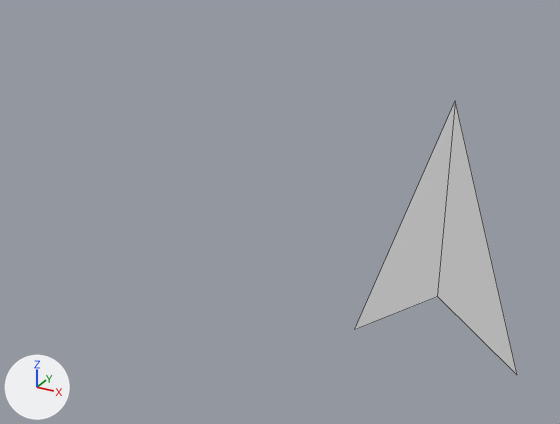
A saved change to the Blender file Assets/Models/Map icons/arrow.blend.
One viewpoint serves both versions: a 50 mm camera at (1.42, -5.05, 2.42) aimed at (-1.41, 0.11, -0.16). Every picture has the same lights, and +X, +Y and +Z are marked at lower left. Mesh edges are drawn as thin lines.

Objects in the first picture: 'Arrow'.
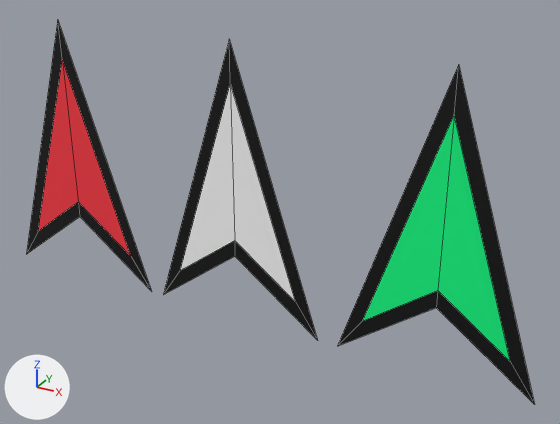
Edits to the bpy script that builds the scene:
```text
Add mat_arrow_1:
    mat_arrow_1 = bpy.data.materials.new('Arrow 1')
    mat_arrow_1.use_nodes = True; mat_arrow_1.node_tree.nodes.clear()
    _N = mat_arrow_1.node_tree.nodes; _L = mat_arrow_1.node_tree.links
    n0 = _N.new('ShaderNodeBsdfPrincipled'); n0.name = 'Principled BSDF'
    n1 = _N.new('ShaderNodeOutputMaterial'); n1.name = 'Material Output'
    n2 = _N.new('ShaderNodeVertexColor'); n2.name = 'Color Attribute'
    _L.new(n0.outputs[0], n1.inputs[0])  # 'BSDF' to 'Surface'
    _L.new(n2.outputs[0], n0.inputs[0])  # 'Color' to 'Base Color'
Change me_arrow:
    used by ob_arrow; location = (0.0, 0.0, 0.0)
    verts and faces of me_arrow; kept vertices keep their numbers, new ones are numbered from 4
    before: 0 (-0.66, 0.0, -1.0) at pixel (354, 329), 1 (0.66, 0.0, -1.0) at pixel (517, 375), 2 (0.0, 0.0, 1.0) at pixel (455, 100), 3 (0.0, 0.0, -0.51) at pixel (437, 296)
    remove me_arrow.from_pydata(...)  # 4 vertices, 2 faces; spans x -0.66..0.66, y 0.0, z -1.0..1.0
    add me_arrow.from_pydata(...)  # 12 vertices, 6 faces; spans x -0.81..0.81, y 0.0, z -1.21..1.25
    me_arrow part 1
    add delete_vertices([*range(0, 4)])  # with the faces that use them
    add verts[4] = (-0.59, 0.0, -0.9)  # pixel (362, 320)
    add verts[5] = (0.59, 0.0, -0.9)  # pixel (510, 361)
    add verts[6] = (0.0, 0.0, 0.9)  # pixel (454, 115)
    add verts[7] = (0.0, 0.0, -0.46)  # pixel (437, 290)
    add verts[8] = (-0.59, 0.0, -0.9)  # pixel (362, 320)
    add verts[9] = (0.59, 0.0, -0.9)  # pixel (510, 361)
    add verts[10] = (0.0, 0.0, 0.9)  # pixel (454, 115)
    add verts[11] = (0.0, 0.0, -0.46)  # pixel (437, 290)
    add verts[12] = (0.0, 0.0, 1.25)  # pixel (458, 64)
    add verts[13] = (-0.81, 0.0, -1.21)  # pixel (337, 346)
    add verts[14] = (0.81, 0.0, -1.21)  # pixel (534, 404)
    add verts[15] = (0.0, 0.0, -0.61)  # pixel (436, 307)
    add faces += [(5, 7, 6), (4, 6, 7), (9, 14, 15, 11), (8, 13, 12, 10), (8, 11, 15, 13), (9, 10, 12, 14)]
    add me_arrow.materials.append(mat_arrow_1)
Add me_arrow_player_001:
    me_arrow_player_001.from_pydata(...)  # 12 vertices, 6 faces; spans x -0.81..0.81, y 0.0, z -1.22..1.25
    me_arrow_player_001.materials.append(mat_arrow_1)
Add me_arrow_player:
    me_arrow_player.from_pydata(...)  # 12 vertices, 6 faces; spans x -0.81..0.81, y 0.0, z -1.22..1.25
    me_arrow_player.materials.append(mat_arrow_1)
Add ob_arrow_enemy:
    ob_arrow_enemy = bpy.data.objects.new('Arrow Enemy', me_arrow_player_001)
    ob_arrow_enemy.location = (-3.54, 0.0, 0.0)
Add ob_arrow_player:
    ob_arrow_player = bpy.data.objects.new('Arrow Player', me_arrow_player)
    ob_arrow_player.location = (-1.793, 0.0, 0.0)
```

Location of each change, (x1, y1, x2, y2) in pixels of the pictures (560 x 424 px):
'Arrow', reshaped (21% wider, 24% taller): before (355, 101, 517, 374); after (337, 65, 534, 404)
'Arrow Player', added: after (163, 39, 318, 340)
'Arrow Enemy', added: after (27, 21, 151, 290)
